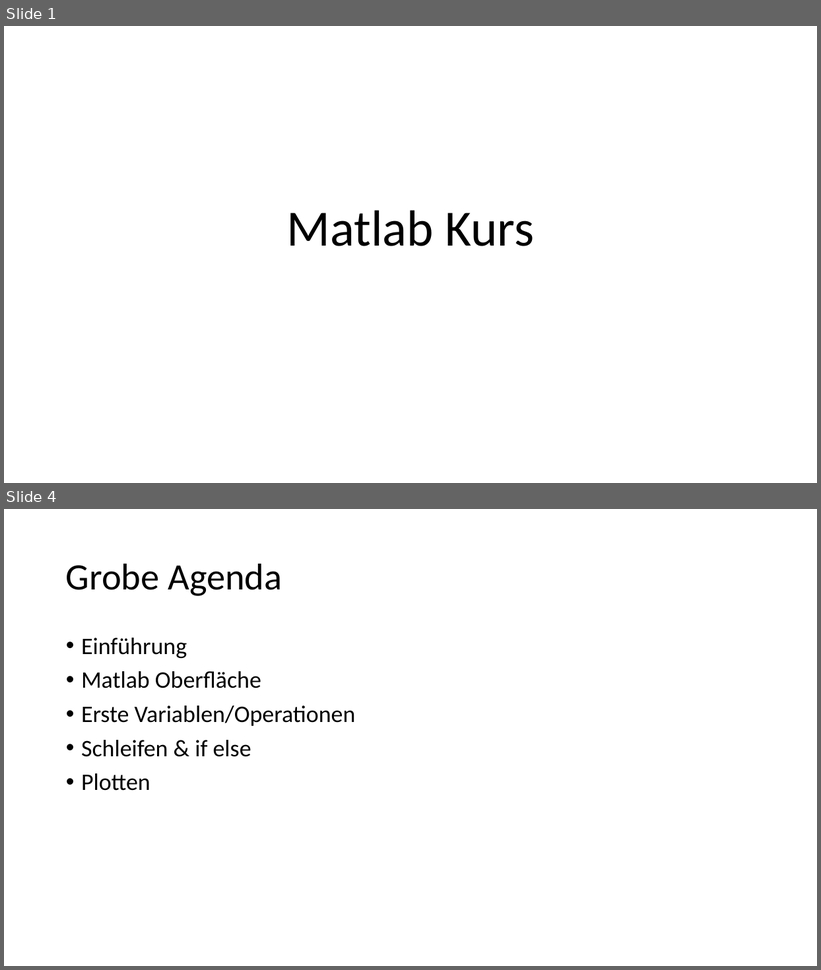
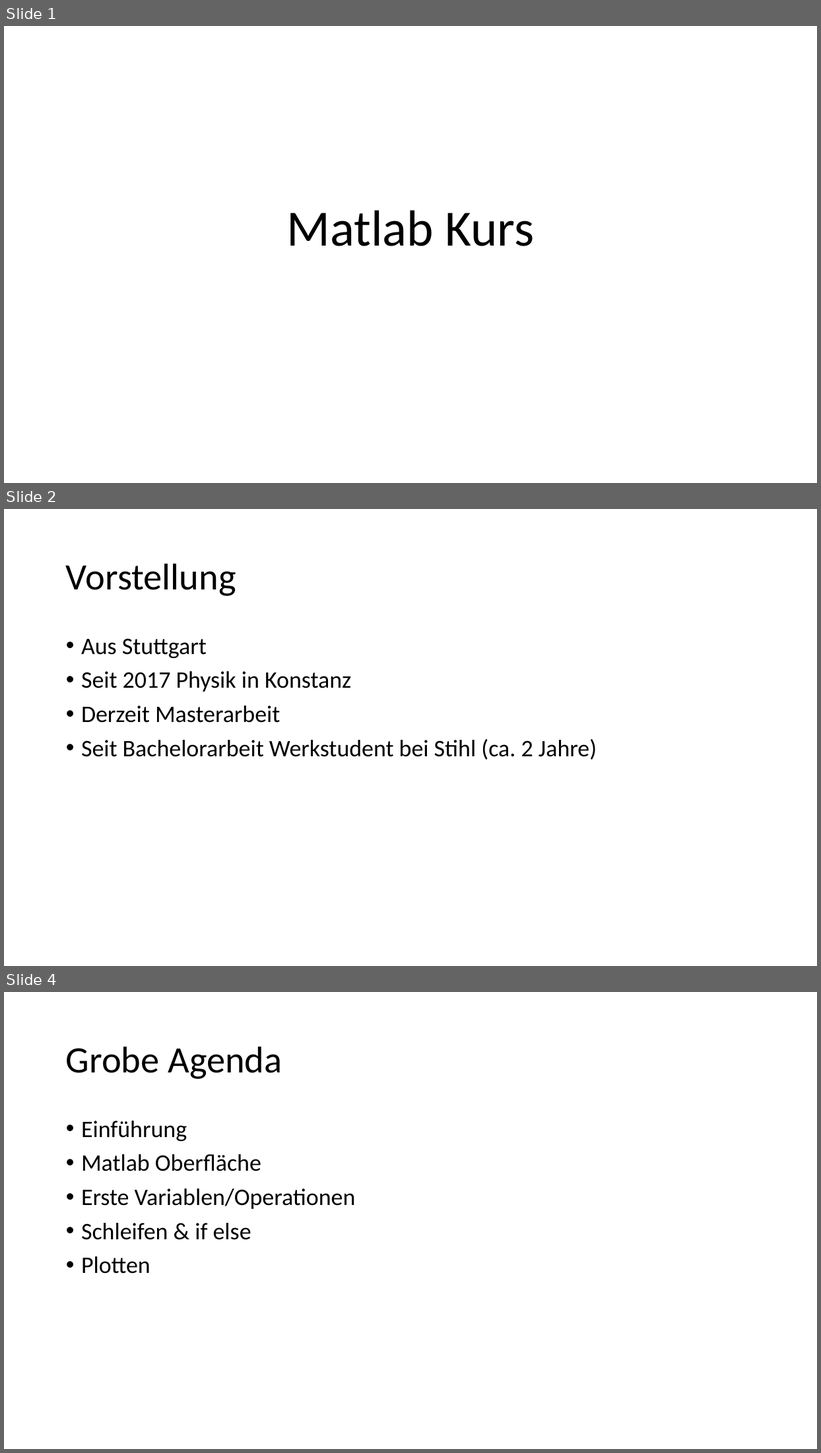
Before and after one commit to VincentBezold/Matlab-course, a slide deck: MatlabKurs.pptx. Shown one above the other, each under a label of ours: slides 1 and 4 before the commit, slides 1, 2 and 4 after it; the slides between them are not shown. The pictures are 821x970 and 821x1453 pixels, drawn with LibreOffice and Linux fonts; fonts in the diff are those of the drawing. Boxes give left, top, right and bottom in pixels: in the first picture for what was removed or moved away, otherwise in the second. Text is boxed around its words. In the diff, an @@ line names an element or a change of style, - is before the commit and + after.

```diff
--- a/MatlabKurs.pptx
+++ b/MatlabKurs.pptx
@@ slide 2 added at [4, 509, 817, 966], background #FFFFFF @@
@@ title added at [66, 563, 236, 596], 44 pt, text #000000 @@
+Vorstellung
@@ text added at [81, 638, 597, 760], 28 pt, text #000000 @@
+• Aus Stuttgart
+• Seit 2017 Physik in Konstanz
+• Derzeit Masterarbeit
+• Seit Bachelorarbeit Werkstudent bei Stihl (ca. 2 Jahre)
```
Also in this commit, not shown: 2 slides changed, 1 other slide added, 1 slide removed, 4 other files.
